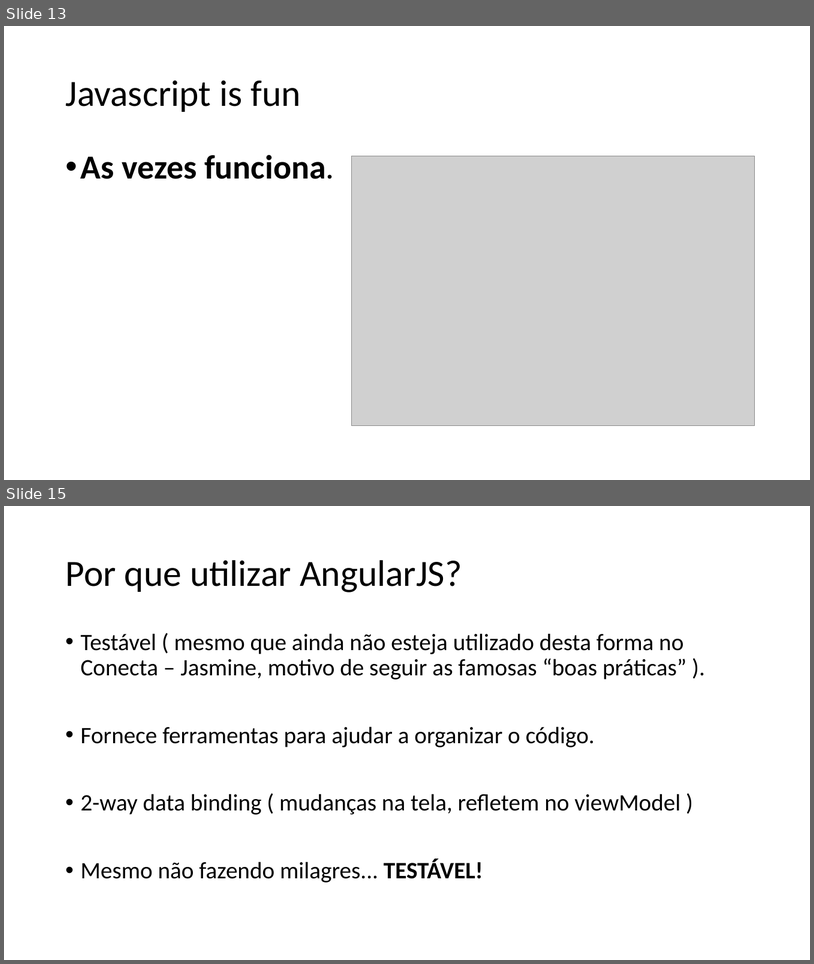
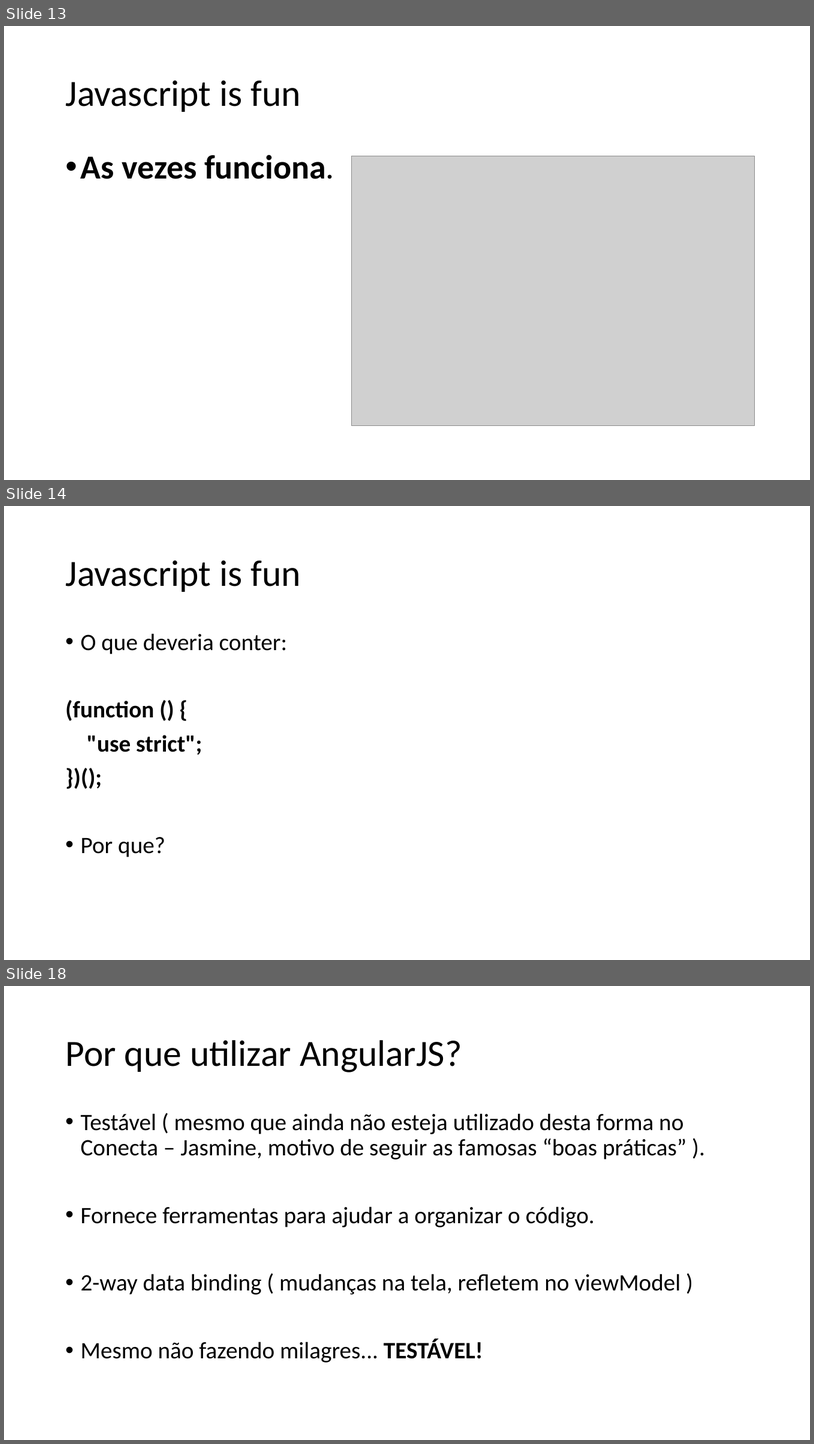
Before and after one commit to hugoj-goncalves/workshop-angularjs, a slide deck: Apresentação Workshop Angular.pptx. Shown one above the other, each under a label of ours: slides 13 and 15 before the commit, slides 13, 14 and 18 after it; the slides between them are not shown. The pictures are 814x964 and 814x1444 pixels, drawn with LibreOffice and Linux fonts; fonts in the diff are those of the drawing; grey boxes stand for pictures. Boxes give left, top, right and bottom in pixels: in the first picture for what was removed or moved away, otherwise in the second. Text is boxed around its words. In the diff, an @@ line names an element or a change of style, - is before the commit and + after.

```diff
--- a/Apresentação Workshop Angular.pptx
+++ b/Apresentação Workshop Angular.pptx
@@ slide 14 added at bbox=[4, 506, 810, 960], background #FFFFFF @@
@@ title added at bbox=[65, 560, 300, 592], 44 pt, text #000000 @@
+Javascript is fun
@@ text added at bbox=[65, 633, 287, 857], 28 pt, text #000000, bold @@
+• O que deveria conter:
+(function () {
+"use strict";
+})();
+• Por que?
@@ what was slide 15 is now slide 18 @@
```
Also in this commit, not shown: 4 slides changed, 5 other slides added, 1 slide removed.
